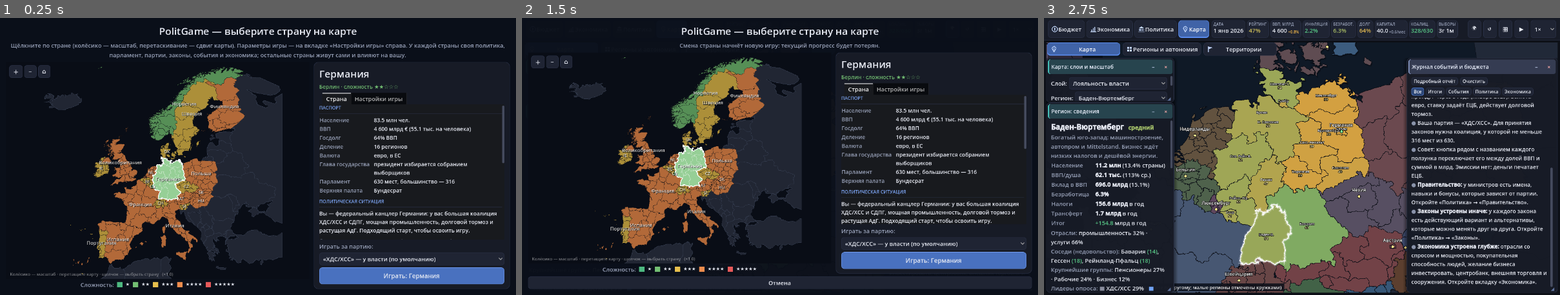
Above: before the commit, frames 1-3 (left to right).
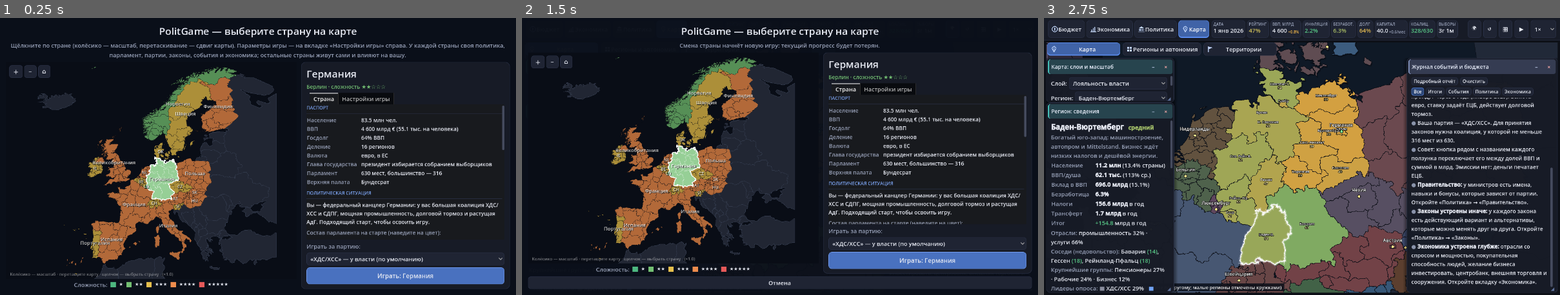
Above: after the commit, the same moments.

Repository: Maks46921/Myrep
Game: Godot game, scene res://main.tscn
Two runs of this game, one before a commit and one after it. Both use one fixed random seed, a clock stepped at 60 frames per second and the inputs below.
Inputs:
- Up to frame 1 (0.25 s): no input
- Up to frame 2 (1.5 s): click "Играть: Германия" at 0.5 s; click "🌍" at 1.25 s
- Up to frame 3 (2.75 s): click "Играть: Германия" at 2 s

The runs differ from the first frame. In frame 1, 14% of the frame differs, in the area x 7-98%, y 16-98%; in frame 2, 13%; in frame 3, nothing differs.

Commit message:
v35: observer mode, party situation in menu

Diff:
--- a/main.gd
+++ b/main.gd
@@ -298,7 +298,11 @@
 			cn.append(String(pnames[p]))
 	menu_rt(box, "[color=#98a1b8]Состав парламента на старте (наведите на цвет):[/color]")
 	menu_bar(box, items)
-	menu_rt(box, "[b]Ваша партия:[/b] %s, лидер — %s\n[b]Коалиция …(248 unchanged characters)…
+	menu_rt(box, "[b]Правящая партия:[/b] %s, лидер — %s\n[b]Коалиция …(248 unchanged characters)…
+	# v35: ситуация глазами выбранной партии
+	menu_title(box, "Ваше положение")
+	menu_sit_rt = menu_rt(box, "")
+	menu_sit_code = code
 	# --- экономика ---
 	menu_title(box, "Экономика")
 	var sh := sector_shares(code)
@@ -325,6 +329,8 @@
 #  НАСТРОЙКИ НОВОЙ ИГРЫ (меню перед стартом; во время игры не меняются)
 # ============================================================
 var menu_est_code := ""
+var menu_sit_rt: RichTextLabel = null
+var menu_sit_code := ""
 var menu_est_lbl: Label = null
 var menu_ag_k: HSlider = null
 
@@ -506,6 +512,7 @@
 			"fedev": game_opts["fedev"] = int(kv[1])
 			"socev": game_opts["socev"] = int(kv[1])
 			"exev": game_opts["exev"] = int(kv[1])
+			"observer": game_opts["observer"] = kv[1] != "0"
 
 
 func show_country_menu(in_game: bool) -> void:
@@ -621,8 +628,10 @@
 		menu_update_est()
 		fill_country_card(code, body, nm, st)
 		fill_party_pick(code, pick)
+		update_menu_party(pick.get_selected_id())
 		play.text = "Играть: %s" % String(WORLD[code]["name"])
 		sc.scroll_vertical = 0)
+	pick.item_selected.connect(func(i: int) -> void: update_menu_party(pick.get_item_id(i)))
 	play.pressed.connect(func() -> void:
 		if cur_code[0] != "":
 			choose_country(cur_code[0], int(pick.get_selected_id())))
@@ -636,6 +645,9 @@
 
 
 # список партий страны для выбора: ваша по умолчанию, остальные — с указанием положения
+const OBSERVER_ID := 99
+
+
 func fill_party_pick(code: String, ob: OptionButton) -> void:
 	ob.clear()
 	var pnames: Array = cdat(code, "PARTY_NAMES")
@@ -655,12 +667,56 @@
 		else:
 			stt = "вне парламента"
 		ob.add_item("«%s» — %s" % [String(pnames[p]).replace(" (вы)", ""), stt], p)
+	ob.add_item("Никем — наблюдать за игрой (всеми партиями управляет ИИ)", OBSERVER_ID)
 	ob.select(0)
+
+
+# v35: описание политической ситуации для выбранной партии
+func update_menu_party(p: int) -> void:
+	if menu_sit_rt == null or not is_instance_valid(menu_sit_rt) or menu_sit_code == "":
+		return
+	var code := menu_sit_code
+	var pnames: Array = cdat(code, "PARTY_NAMES")
+	var pleaders: Array = cdat(code, "PARTY_LEADERS")
+	var pseats: Array = cdat(code, "DE_START_SEATS")
+	var pdesc: Array = cdat(code, "PARTY_DESC")
+	var traits: Array = cdat(code, "PARTY_TRAITS")
+	var coal: Array = cdat(code, "COALITION0")
+	var seats_n: int = 630 if code == "DE" else int(cdat(code, "SEATS"))
+	var elec: Dictionary = ELEC_DATA.get(code, ELEC_DATA["DE"])
+	var gov: Array = coal
+	var gs := 0
+	for q in gov:
+		gs += int(pseats[q]) if q < pseats.size() else 0
+	if p == OBSERVER_ID:
+		menu_sit_rt.text = "Вы не управляете ни одной партией. Правительство (%s, %d мест из %d) и оппозиция действуют сами: ИИ принимает бюджет, законы, решения по событиям и формирует коалиции после выборов. Время можно ускорять, ставить на паузу пробелом и смотреть любые экраны." % [", ".join(PackedStringArray(gov.map(func(q): return String(pnames[q])))), gs, seats_n]
+		return
+	var sv: int = int(pseats[p]) if p < pseats.size() else 0
+	var nm: String = String(pnames[p])
+	var t := "[b]«%s»[/b], лидер — %s. %d мест из %d.\n" % [nm, String(pleaders[p]).replace(" (вы)", "").replace("Канцлер", "вы"), sv, seats_n]
+	if p < pdesc.size() and String(pdesc[p]) != "":
+		t += "[color=#98a1b8]%s[/color]\n" % String(pdesc[p]).replace("Ваша партия — ", "")
+	if p == 0:
+		var big := true
+		for q in coal:
+			if q != 0 and int(pseats[q]) > sv:
+				big = false
+		t += "[color=%s]Вы во главе правительства[/color]%s. Коалиция: %d мест из %d — %s. Задача: удержать партнёров, провести свою программу и выиграть следующие выборы (%s)." % [COL_GOOD, "" if big else " (но партнёр крупнее вас)", gs, seats_n, "большинство есть" if gs * 2 > seats_n else "большинства нет, правительство держится на терпимости", String(elec.get("sys", ""))]
+	elif p in coal:
+		t += "[color=%s]Вы младший партнёр в коалиции «%s»[/color]. Влияние в правительстве — %.0f%% мест коалиции: бюджет, кабинет и решения по событиям проходят через совет коалиции, где решает большинство. Капитал растёт медленнее, зато его хватает на свои законы и торг." % [COL_WARN, String(pnames[0]), float(sv) / float(maxi(1, gs)) * 100.0]
+	elif sv > 0:
+		t += "[color=%s]Вы в оппозиции[/color] к правительству «%s» (%d мест). Критикуйте власть, договаривайтесь с другими партиями, вносите законопроекты и готовьтесь к выборам — или соберите альтернативное большинство." % [COL_WARN, String(pnames[0]), gs]
+	else:
+		t += "[color=%s]Партии нет в парламенте.[/color] Нужно преодолеть барьер на следующих выборах: союзы и блоки с другими партиями помогут." % COL_BAD
+	if p < traits.size() and float((traits[p] as Dictionary).get("join", 0.0)) <= -50.0:
+		t += "\n[color=%s]Вокруг вас «санитарный кордон»: другие партии не хотят с вами коалиций. Он ослабевает при хороших отношениях, щедрых обещаниях или затяжном кризисе.[/color]" % COL_WARN
+	menu_sit_rt.text = t
 
 
 func choose_country(code: String, party: int = 0) -> void:
 	pending_code = code
-	pending_party = party
+	game_opts["observer"] = party == OBSERVER_ID
+	pending_party = 0 if party == OBSERVER_ID else party
 	get_tree().reload_current_scene()
 
 
@@ -711,6 +767,8 @@
 	log_sys("[b]Правительство:[/b] у министров есть имена, навыки и бонусы, которые зависят от партии. Откройте «Политика» → «Правительство».")
 	log_sys("[b]Законы устроены иначе:[/b] у каждого закона есть действующий вариант и альтернативы, которые можно менять друг на друга. Откройте «Политика» → «Законы».")
 	log_sys("[b]Экономика устроена глубже:[/b] отрасли со спросом и мощностью, покупательная способность людей, желание бизнеса инвестировать, центробанк, внешняя торговля и сооружения. Откройте вкладку «Экономика».")
+	if bool(game_opts.get("observer", false)):
+		observer_start()
 	show_desk(2)
 	refresh()
 	call_deferred("layout_windows")
--- a/scripts/logic/aiparty.gd
+++ b/scripts/logic/aiparty.gd
@@ -616,8 +616,8 @@
 	return false
 
 
-func ai_pick_law(pm: int) -> void:
-	var members: Array = opp_gov["members"]
+func ai_pick_law(pm: int, members_in: Array = []) -> void:
+	var members: Array = members_in if members_in.size() > 0 else opp_gov["members"]
 	var cand: Array = []
 	for t in LAW_TOPICS:
 		var tid: String = String(t["id"])
@@ -635,7 +635,7 @@
 			for q in members:
 				worst = minf(worst, variant_stance(int(q), tid, idx))
 			var sc := s + 0.5 * worst
-			if sc <= 0.6 or law_cost(tid, idx) > float(pcap[pm]) - 4.0:
+			if sc <= 0.6 or law_cost(tid, idx) > (capital if pm == 0 else float(pcap[pm])) - 4.0:
 				continue
 			cand.append([sc, tid, idx])
 	cand.sort_custom(func(a, b) -> bool: return float(a[0]) > float(b[0]))
@@ -651,6 +651,10 @@
 			break
 	vote_sponsor = old_sp
 	if best_i < 0:
+		return
+	if pm == 0:
+		# v35: режим наблюдателя — законопроект вашей партии вносит ИИ обычным порядком
+		propose_variant(best_t, best_i)
 		return
 	bill_seq += 1
 	bills.append({"id": bill_seq, "tid": best_t, "idx": best_i, "sponsor": pm, "start": turn, "due": turn + 2 + randi() % 2, "forced": [], "pow": 1.0, "req": [], "paid": 0.0})
--- a/scripts/logic/council.gd
+++ b/scripts/logic/council.gd
@@ -418,3 +418,49 @@
 		parts.append("коалиционные правительства регионов %d" % mixed)
 	t += "[font_size=13]%s[/font_size]" % "  ".join(parts)
 	return t
+
+
+# ---------- режим наблюдателя (v35) ----------
+func observer_start() -> void:
+	observer = true
+	ap["bal"] = true
+	ap["events"] = true
+	ap["build"] = true
+	ap["repair"] = true
+	log_tag("НАБЛЮДАТЕЛЬ", COL_TEAL, "вы наблюдаете за игрой: партией «%s», бюджетом, событиями и законами управляет ИИ. Нажмите ▶ или пробел, чтобы пустить время." % PARTY_NAMES[0])
+
+
+# ход ИИ за вашу партию раз в месяц
+func observer_step() -> void:
+	if not observer or game_over or opp_mode:
+		return
+	# кризис: позвать самую готовую партию
+	if not gov_ok():
+		var best := -1
+		var bw := -INF
+		for p in range(1, PARTY_NAMES.size()):
+			if can_govern(p) and not in_coalition[p] and seats[p] > 0:
+				var w := willingness(p, true)
+				if w > bw:
+					bw = w
+					best = p
+		if best > 0 and bw >= COALITION_JOIN_PAID:
+			invite_party(best, true, 1 if bw < COALITION_JOIN else 0)
+	# законопроект правительства
+	var mine := false
+	for b in bills:
+		if int(b["sponsor"]) == 0:
+			mine = true
+	if not mine and capital >= 14.0 and randf() < 0.33:
+		var members: Array = []
+		for p in coal_members():
+			if p != 0:
+				members.append(p)
+		if members.is_empty():
+			members = [0]
+		ai_pick_law(0, members)
+	# бюджет: партнёрам — их требования, если ими недовольны
+	for p in coal_members():
+		if p != 0 and float(satis.get(p, 60.0)) < SAT_LEAVE + 10.0 and capital >= 20.0:
+			do_concession(p)
+			break
--- a/scripts/logic/events.gd
+++ b/scripts/logic/events.gd
@@ -6,6 +6,10 @@
 
 func auto_event_ok(ev: Dictionary) -> bool:
 	return false
+
+
+func auto_event_pick(ev: Dictionary) -> int:
+	return 0
 
 
 func auto_resolve_event() -> void:
@@ -123,6 +127,12 @@
 
 
 func present_event() -> void:
+	if observer:
+		# v35: в режиме наблюдателя решения принимает ИИ
+		var ai_i := 0 if String(current_event.get("special", "")) == "crisis" else auto_event_pick(current_event)
+		log_tag("НАБЛЮДАТЕЛЬ", COL_TEAL, "%s — ИИ выбрал: «%s»." % [coal_text(String(current_event["t"])).replace("{r}", String(REGIONS[event_region]["name"]) if event_region >= 0 else ""), coal_text(String(current_event["o"][ai_i]["l"]))])
+		choose(ai_i)
+		return
 	var text: String = String(current_event["t"])
 	if event_region >= 0:
 		text = text.replace("{r}", REGIONS[event_region]["name"])
--- a/scripts/logic/turn.gd
+++ b/scripts/logic/turn.gd
@@ -81,6 +81,10 @@
 
 
 func log_add(e: Dictionary) -> void:
+	pass
+
+
+func observer_step() -> void:
 	pass
 
 
@@ -417,6 +421,7 @@
 	if game_over:
 		return
 	ai_parties_step()
+	observer_step()
 	bills_step()
 	idl_step()
 	if game_over:
--- a/scripts/state/state.gd
+++ b/scripts/state/state.gd
@@ -5,7 +5,7 @@
 static var pending_party := 0
 
 # Настройки новой игры (задаются в меню перед стартом и не меняются во время игры; переживают перезагрузку сцены)
-static var game_opts := {"agents": true, "k": 0, "seed": 0, "ev": 1.0, "news": 1.0, "econ": 1, "volat": 1.0, "cap": 1.0, "detail": false, "fedev": 1, "socev": 1, "exev": 1}
+static var game_opts := {"agents": true, "k": 0, "seed": 0, "ev": 1.0, "news": 1.0, "econ": 1, "volat": 1.0, "cap": 1.0, "detail": false, "fedev": 1, "socev": 1, "exev": 1, "observer": false}
 
 var ccode := "DE"
 var map_reg_pick: OptionButton = null   # список регионов в окне карты
@@ -65,6 +65,7 @@
 var crisis_months := 0
 var prev_head: Array = []     # v35: доли кандидатов в 1-м туре прошлых выборов главы государства
 var h12 := {}                 # v35: помесячная история показателей за последние 12 мес.
+var observer := false         # v35: режим наблюдателя — вашей партией управляет ИИ
 var deadlock := 0             # v35: досрочных выборов подряд из-за несформированного правительства
 var minority_gov := false     # v35: правительство меньшинства на терпимости (выход из кризиса)
 var techno_until := -1        # v35: техническое правительство до этого месяца
--- a/scripts/ui/ui_events.gd
+++ b/scripts/ui/ui_events.gd
@@ -37,6 +37,10 @@
 	el_tween.tween_method(func(v: float) -> void: el_head.set_progress(v), 0.0, 1.0, 1.0 + 0.9 * float(nr))
 	el_tween.tween_property(el_verdict_box, "modulate", Color(1, 1, 1, 1), 0.45)
 	el_tween.tween_callback(func() -> void: el_btn.disabled = false)
+	if observer and is_inside_tree():
+		get_tree().create_timer(3.5).timeout.connect(election_continue)
+	if observer and is_inside_tree():
+		get_tree().create_timer(3.5).timeout.connect(election_continue)
 
 
 func build_election_window() -> void:
--- /dev/null
+++ b/tests/dev/observer.gd
@@ -0,0 +1,22 @@
+extends SceneTree
+# dev: режим наблюдателя N месяцев: country=XX months=N observer=1
+func _init():
+	var months := 60
+	for a in OS.get_cmdline_user_args():
+		if String(a).begins_with("months="): months = int(String(a).substr(7))
+	var g = load("res://main.gd").new()
+	root.add_child(g)
+	for i in 3: await process_frame
+	g.observer_start()
+	var laws0: Dictionary = g.law_state.duplicate()
+	for m in months:
+		if g.game_over: break
+		if g.election_open: g.election_continue()
+		if not g.current_event.is_empty(): print("stuck event: ", g.current_event["t"]); g.choose(0)
+		g.next_turn()
+	if g.election_open: g.election_continue()
+	var changed := 0
+	for t in laws0:
+		if int(laws0[t]) != int(g.law_state[t]): changed += 1
+	print("observer %s: t=%d over=%s opp=%s laws_changed=%d cap=%.1f appr=%.1f debt=%.0f%% gov=%s" % [g.ccode, g.turn, g.game_over, g.opp_mode, changed, g.capital, g.approval(), g.debt / g.gdp * 100.0, g.coalition_names()])
+	quit()
--- a/tests/dev/sz.gd
+++ /dev/null
@@ -1,10 +0,0 @@
-extends SceneTree
-func _init():
-	var g = load("res://main.gd").new()
-	root.add_child(g)
-	for i in 3: await process_frame
-	for cc in ["PL","DE","FR"]:
-		print(cc, " names ", g.PARTY_NAMES.size(), " traits ", g.PARTY_TRAITS.size(), " mins ", g.PARTY_MINISTRIES.size(), " adj ", g.DE_JOIN_ADJ.size(), " dem ", g.PARTY_DEMANDS.size())
-		print("  9: ", g.PARTY_NAMES[9], " traits ", g.PARTY_TRAITS[9], " mins ", g.PARTY_MINISTRIES[9], " w ", g.willingness(9, false))
-		break
-	quit()
--- a/tests/shot_menu.gd
+++ b/tests/shot_menu.gd
@@ -30,8 +30,18 @@
 	await create_timer(0.5).timeout
 	root.get_viewport().get_texture().get_image().save_png(outp)
 	print("saved ", outp)
+	var bad := 0
+	# v35: описание положения меняется с выбранной партией (и есть режим наблюдателя)
+	var t0: String = g.menu_sit_rt.text if g.menu_sit_rt != null else ""
+	if t0 == "":
+		bad += 1; print("FAIL: нет описания положения партии")
+	g.update_menu_party(1)
+	if g.menu_sit_rt.text == t0:
+		bad += 1; print("FAIL: описание не меняется при выборе другой партии")
+	g.update_menu_party(g.OBSERVER_ID)
+	if not g.menu_sit_rt.text.contains("ИИ"):
+		bad += 1; print("FAIL: нет описания режима наблюдателя")
 	# --- масштаб и перемещение карты выбора страны ---
-	var bad := 0
 	var gp: Vector2 = cm.get_global_rect().get_center()
 	var z0: float = cm.zoom
 	_btn(root, MOUSE_BUTTON_WHEEL_UP, true, gp)
